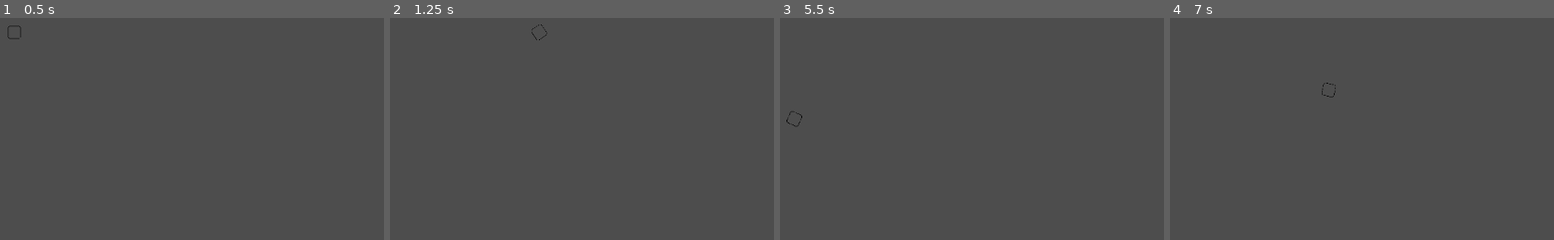
Above: before the commit, frames 1-4 (left to right).
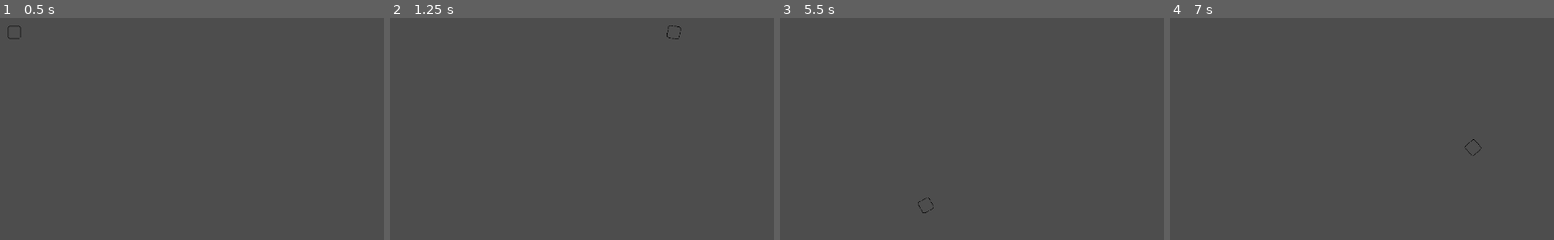
Above: after the commit, the same moments.

Repository: meepodeep/wizard-evades-taxes-
Game: Godot game, scene res://Scenes/game.tscn
Same seed, same stepped clock (60 frames per second), same inputs: the game is played once before the commit and once after it.
Inputs (mouse positions are in pixels of both pictures, inside the frame that each line leads up to):
- Up to frame 1 (0.5 s): no input
- Up to frame 2 (1.25 s): tap Enter at 0.5 s; move the mouse to (outside the picture) at 0.52 s; hold D (Right) from 0.53 s (still down); hold Shift (Dash) from 0.53 s (still down)
- Up to frame 3 (5.5 s): tap Space at 1.25, 3.5 s; move the mouse to (outside the picture) at 1.27 s; release D (Right) at 1.28 s; release Shift (Dash) at 1.28 s; hold S (Down) 1.28-2.03 s; tap Shift (Dash) at 1.35, 2.85, 4.35 s; move the mouse to (outside the picture) at 2.02 s; hold D (Right) 2.03-2.78 s; hold Shift (Dash) 2.03-2.78 s; tap Enter at 2.75, 5 s; move the mouse to (outside the picture) at 2.77 s; hold W (Up) 2.78-3.53 s; move the mouse to (1014, 95) at 3.52 s; hold Shift (Dash) 3.53-4.28 s; hold A (Left) 3.53-5.03 s; move the mouse to (outside the picture) at 4.27 s; move the mouse to (829, 31) at 5.02 s; hold S (Down) from 5.03 s (still down); hold Shift (Dash) from 5.03 s (still down)
- Up to frame 4 (7 s): tap Space at 5.75 s; move the mouse to (outside the picture) at 5.77 s; release S (Down) at 5.78 s; release Shift (Dash) at 5.78 s; hold D (Right) 5.78-6.53 s; tap Shift (Dash) at 5.85 s; move the mouse to (outside the picture) at 6.52 s; hold W (Up) from 6.53 s (still down); hold Shift (Dash) from 6.53 s (still down)

Frame 1 is identical in both runs. In frame 2, less than 0.1% of the frame differs, in the area x 36-76%, y 2-10%; in frame 3, less than 0.1%; in frame 4, less than 0.1%, in the area x 39-82%, y 29-63%.

Commit message:
Tried to implement dash

Diff:
--- a/Scripts/Player.gd
+++ b/Scripts/Player.gd
@@ -1,22 +1,25 @@
 extends CharacterBody2D
 
-const SPEED = 300.0
+var SPEED = 300.0
 var angular_force = 50000
-const DashSpeed = 600
+var canDash = true
+var dashSpeed = 500
 # Get the gravity from the project settings to be synced with RigidBody nodes.)
 func _physics_process(delta):
+
 	look_at(get_global_mouse_position())
 	# Get the input direction and handle the movement/deceleration.
 	var direction = Input.get_vector("Left","Right","Up", "Down")
 	# As good practice, you should replace UI actions with custom gameplay actions.
-	var dash = Input.get("Dash")
+	var dash = Input.get_action_strength("Dash")
 	if dash:
-		print("dash")
-		velocity = direction * dash * DashSpeed
+		SPEED = 600
+	else:
+		SPEED = 300
 	if direction:
-
-		velocity = direction * SPEED
+			velocity = direction * SPEED
 	else:
 		velocity.x = move_toward(velocity.x, 0, 50)
 		velocity.y = move_toward(velocity.y, 0, 50)
+
 	move_and_slide()
